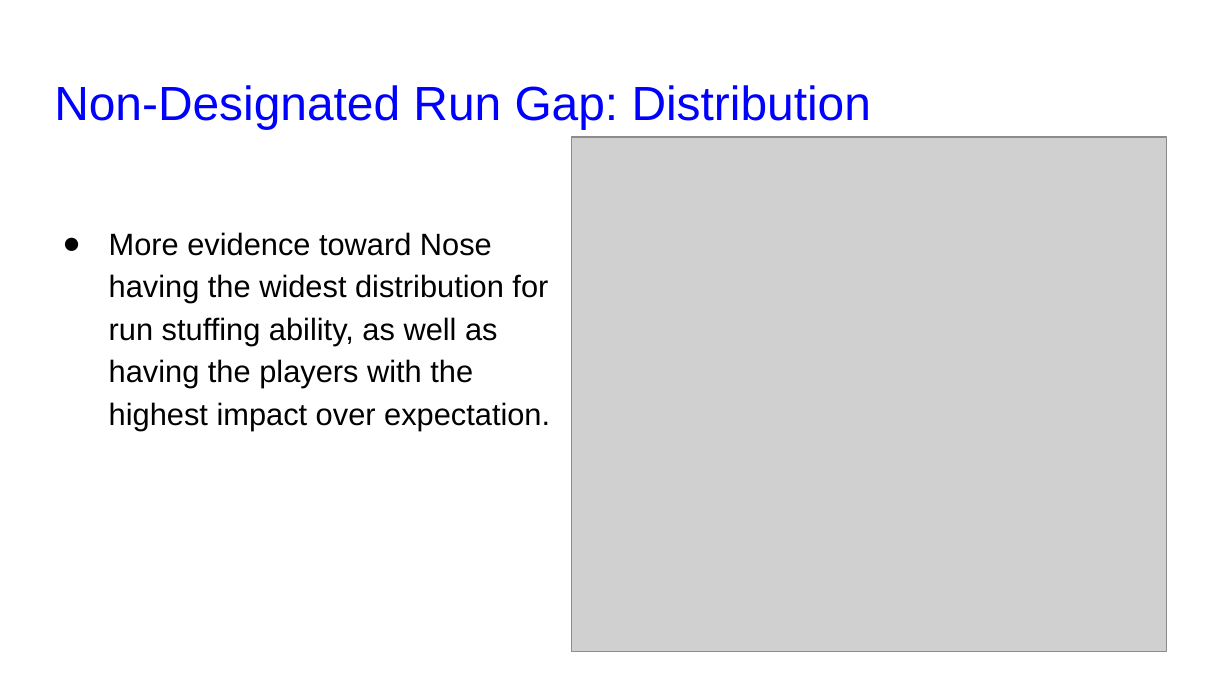
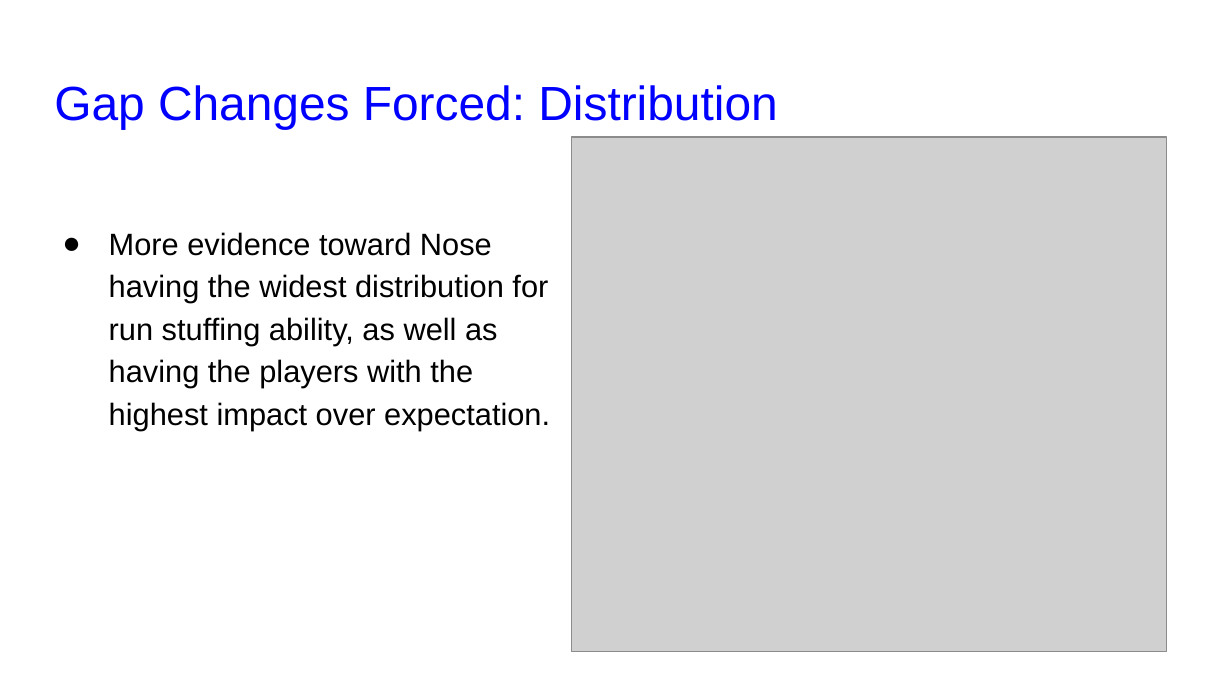
Before and after one commit to SportsInfoSolutions/AnalyticsChallenge2020, a slide deck: slide 27 of Submissions/SIS_Challenge.pptx (slide 26 before the commit). Drawn at 1232x693 pixels with LibreOffice and Linux fonts; fonts in the diff are those of the drawing; grey boxes stand for pictures. Boxes give left, top, right and bottom in pixels: in the first picture for what was removed or moved away, otherwise in the second. Text is boxed around its words. In the diff, an @@ line names an element or a change of style, - is before the commit and + after.

```diff
--- a/Submissions/SIS_Challenge.pptx
+++ b/Submissions/SIS_Challenge.pptx
@@ title at box(54, 85, 777, 129): text changed @@
-Non-Designated Run Gap: Distribution
+Gap Changes Forced: Distribution
```
Also in this commit, not shown: 7 other slides changed, 3 slides added, 1 slide removed, 1 other file.
